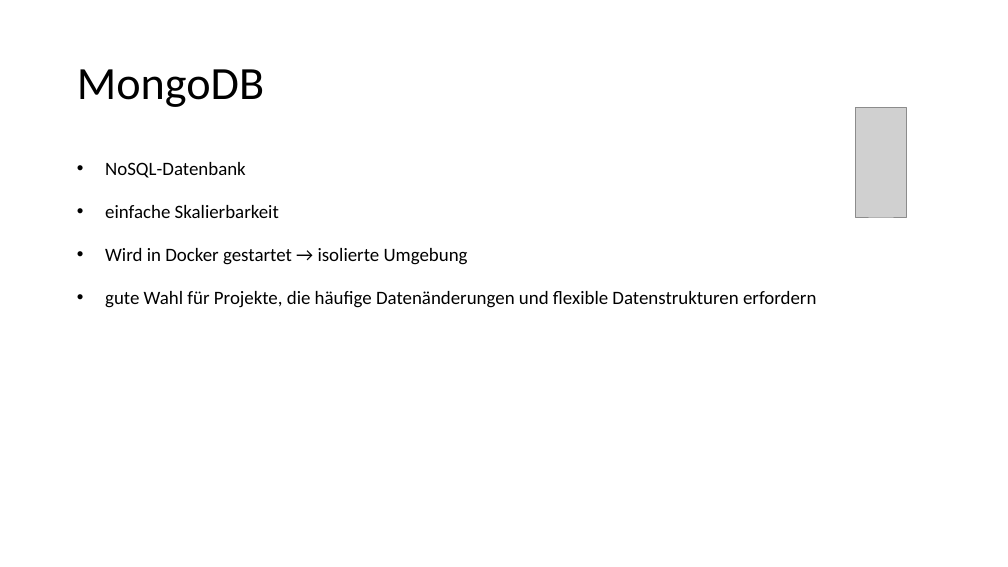
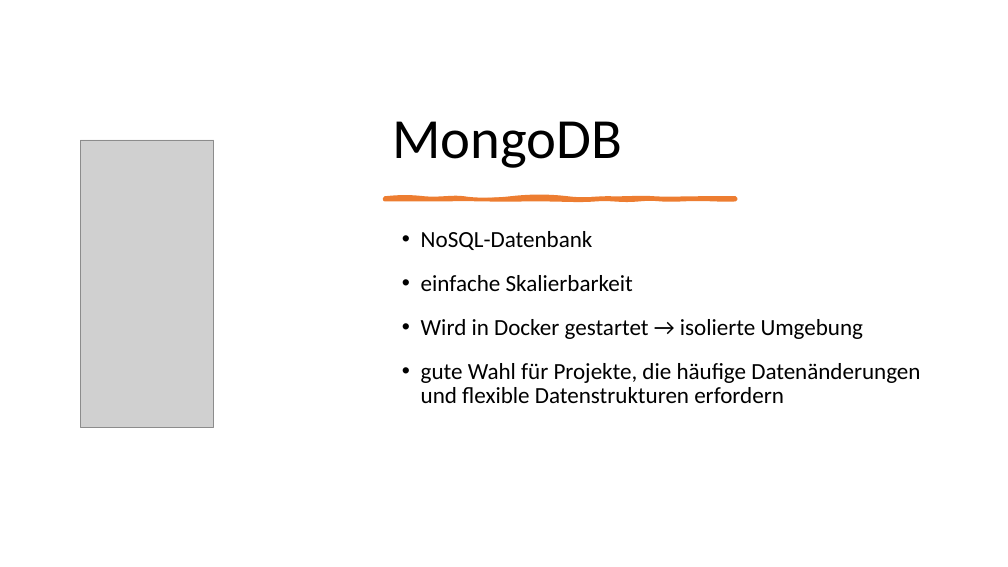
Before and after one commit to RocordJavaScript2023/realtime, a slide deck: slide 6 of presentation/realtime.pptx (slide 7 before the commit). Drawn at 1008x567 pixels with LibreOffice and Linux fonts; fonts in the diff are those of the drawing; grey boxes stand for pictures. Boxes give left, top, right and bottom in pixels: in the first picture for what was removed or moved away, otherwise in the second. Text is boxed around its words. In the diff, an @@ line names an element or a change of style, - is before the commit and + after.

```diff
--- a/presentation/realtime.pptx
+++ b/presentation/realtime.pptx
@@ title "MongoDB": place and size @@
-title "MongoDB" at <box>77,69,264,107</box>
+title "MongoDB" at <box>392,121,622,168</box>
@@ title "MongoDB" at <box>392,121,622,168</box>: size 44 to 54 pt; vertical alignment middle to bottom @@
@@ picture: place and size @@
-picture at <box>855,107,906,217</box>
+picture at <box>80,140,214,427</box>
@@ freeform shape added at <box>385,198,736,200</box>, fill #ED7D31, outline #ED7D31 3.5 pt @@
@@ text "NoSQL-Datenbank": place and size @@
-text "NoSQL-Datenbank" at <box>105,162,816,308</box>
+text "NoSQL-Datenbank" at <box>421,231,920,403</box>
@@ text "NoSQL-Datenbank" at <box>421,231,920,403</box>: size 18 to 22 pt; indent changed; line spacing 1.07 to 0.9 @@
```
Also in this commit, not shown: 16 other slides changed, 4 slides removed.
